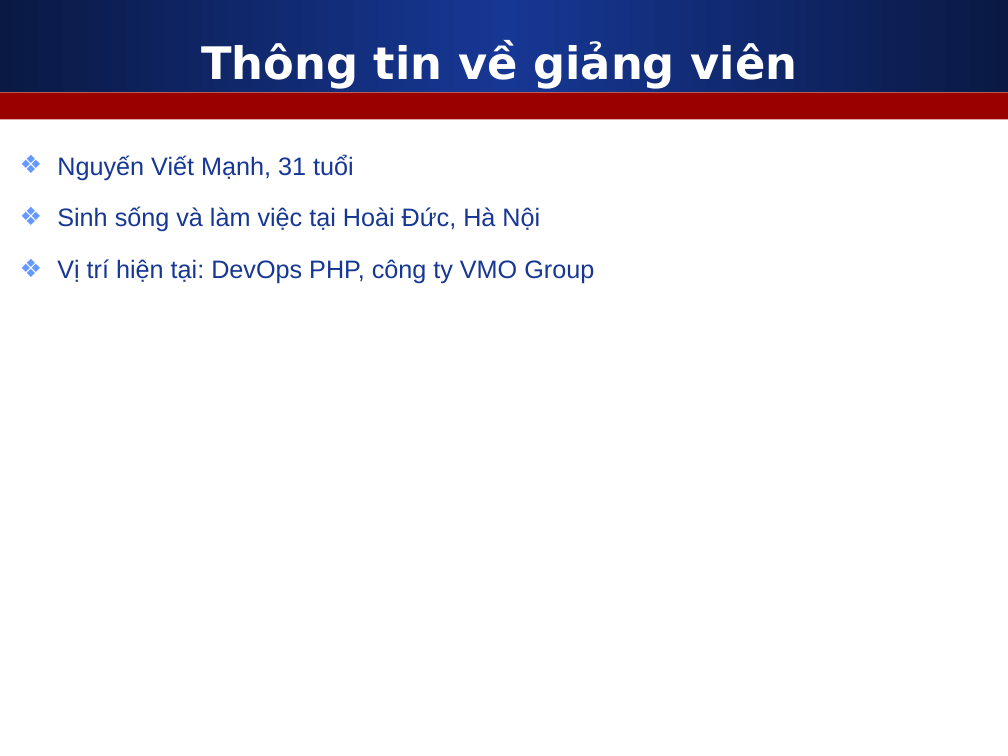
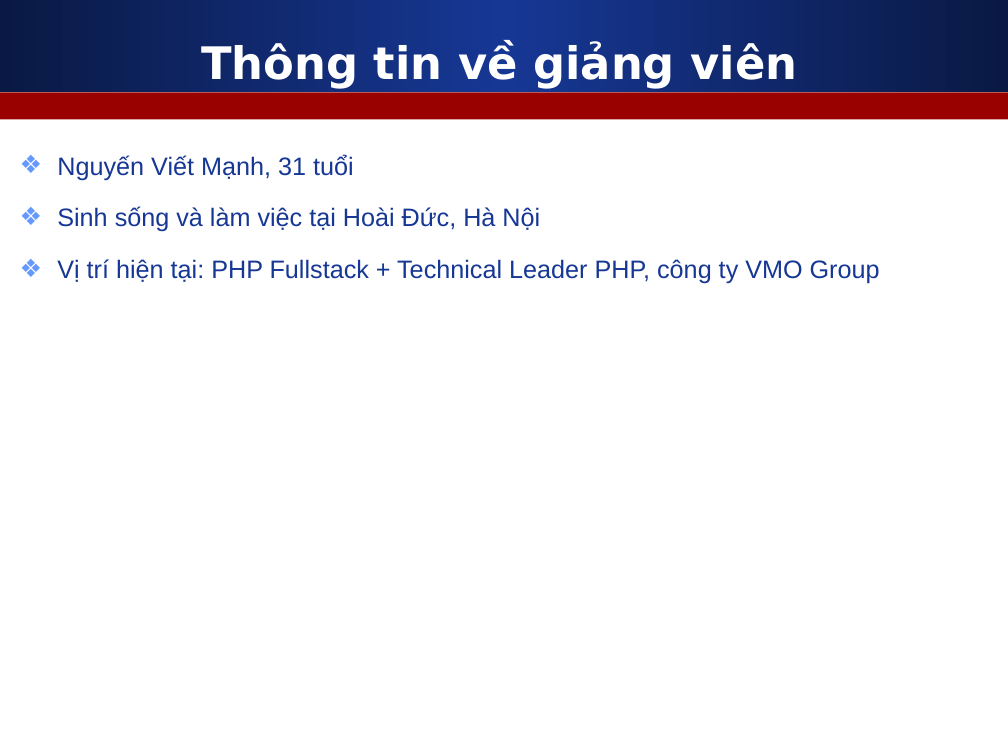
Before and after one commit to nguyenvietmanhit/PHP0322E_SKDA, a slide deck: slide 3 of Day01_CD1_Software_Setup_And_Git_And_HTML/Slides/1_Gioi_thieu_khoa_hoc.ppt. Drawn at 1008x756 pixels with LibreOffice and Linux fonts; fonts in the diff are those of the drawing. Boxes give left, top, right and bottom in pixels: in the first picture for what was removed or moved away, otherwise in the second. Text is boxed around its words. In the diff, an @@ line names an element or a change of style, - is before the commit and + after.

```diff
--- a/Day01_CD1_Software_Setup_And_Git_And_HTML/Slides/1_Gioi_thieu_khoa_hoc.ppt
+++ b/Day01_CD1_Software_Setup_And_Git_And_HTML/Slides/1_Gioi_thieu_khoa_hoc.ppt
@@ text at (x1=57, y1=259, x2=880, y2=284): text changed @@
-❖ Vị trí hiện tại: DevOps PHP, công ty VMO Group
+❖ Vị trí hiện tại: PHP Fullstack + Technical Leader PHP, công ty VMO Group
```
Also in this commit, not shown: 1 other file.
